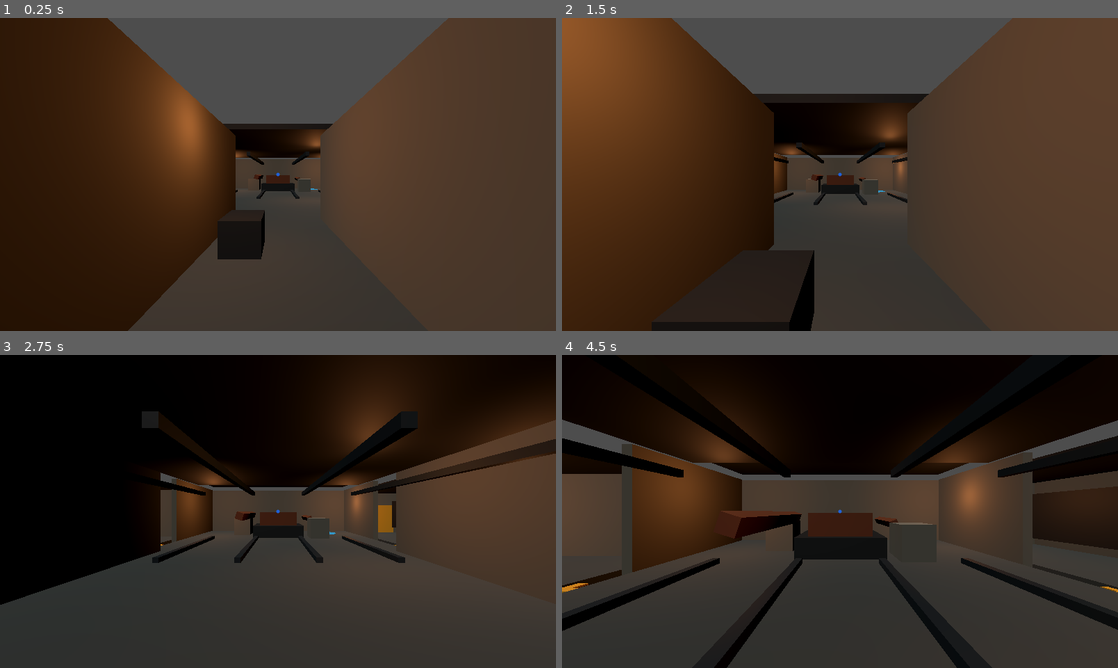
Above: before the commit, frames 1-4 (two rows, left to right).
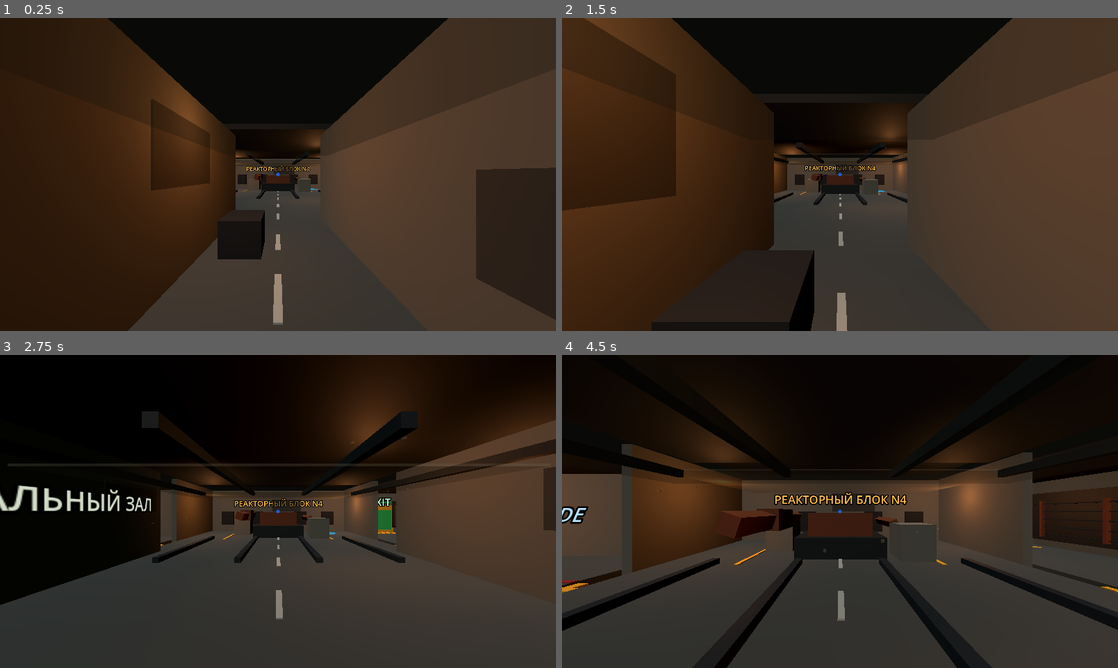
Above: after the commit, the same moments.

Repository: mallstorm/VirtualExplorer3d
Game: Godot game, scene res://scenes/Main.tscn
The game is run twice, just before and just after one commit, with the same random seed, the same clock (stepped at 60 frames per second) and the same inputs.
Inputs (mouse positions are in pixels of both pictures, inside the frame that each line leads up to):
- Up to frame 1 (0.25 s): no input
- Up to frame 2 (1.5 s): tap Enter at 0.5 s; move the mouse to (867, 174) at 0.52 s; hold W (move_forward) from 0.53 s (still down); tap E (interact) at 0.6, 1.35 s; move the mouse to (812, 174) at 1.27 s
- Up to frame 3 (2.75 s): keep holding W (move_forward); move the mouse to (289, 505) at 2.02 s; tap G (toggle_gyro) at 2.1 s; tap E (interact) at 2.3 s
- Up to frame 4 (4.5 s): move the mouse to (834, 517) at 2.77 s; tap V (toggle_vr) at 2.85 s; tap E (interact) at 3.05, 3.8 s; move the mouse to (878, 514) at 3.52 s; tap Enter at 3.6 s; tap Escape (ui_cancel) at 4.15 s; release W (move_forward) at 4.25 s; drag from (673, 464) to (756, 433) at 4.27 s

The runs differ from the first frame. In frame 1, 24% of the frame differs, in the area x 19-100%, y 0-98%; in frame 2, 24%; in frame 3, 3.5%; in frame 4, 4.6%.

Commit message:
Улучшить визуальную демо-сцену

Diff:
--- a/Projects/Chernobyl/project.json
+++ b/Projects/Chernobyl/project.json
@@ -1,7 +1,7 @@
 {
   "id": "chernobyl",
   "name": "Chernobyl Sarcophagus Experience",
-  "version": "0.4-demo",
+  "version": "0.5-visual-demo",
   "engine": "Virtual Explorer",
   "type": "hybrid",
   "start_scene": "reactor_block",
@@ -70,6 +70,20 @@
           "description": "Служебный проход с кабельными трассами",
           "audio": "res://Projects/Chernobyl/audio/reactor_panel.wav",
           "interaction": "info"
+        },
+        {
+          "id": "collapsed_beam",
+          "name": "Повреждённая балка",
+          "description": "Фрагмент условной конструкции саркофага",
+          "audio": "res://Projects/Chernobyl/audio/reactor_panel.wav",
+          "interaction": "info"
+        },
+        {
+          "id": "emergency_exit",
+          "name": "Аварийная дверь",
+          "description": "Маркер будущего перехода в отдельную сцену технического коридора",
+          "audio": "res://Projects/Chernobyl/audio/reactor_panel.wav",
+          "interaction": "info"
         }
       ],
       "audio": {
--- a/Projects/Chernobyl/scenes/chernobyl_demo_builder.gd
+++ b/Projects/Chernobyl/scenes/chernobyl_demo_builder.gd
@@ -12,14 +12,21 @@
 var mat_hazard: StandardMaterial3D
 var mat_blue: StandardMaterial3D
 var mat_sign: StandardMaterial3D
+var mat_marking_white: StandardMaterial3D
+var mat_marking_red: StandardMaterial3D
+var mat_stain: StandardMaterial3D
+var mat_dust: StandardMaterial3D
+var mat_exit_green: StandardMaterial3D
 
 func _ready() -> void:
 	_create_materials()
 	_build_static_level()
 	_build_equipment()
+	_build_visual_detail()
 	_build_interactive_points()
 	_build_navigation()
 	_build_lighting()
+	_build_atmosphere()
 
 func _create_materials() -> void:
 	mat_floor = _mat(Color(0.24, 0.26, 0.25, 1.0), 1.0, 0.0)
@@ -31,12 +38,19 @@
 	mat_hazard = _mat(Color(0.95, 0.68, 0.12, 1.0), 0.75, 0.0)
 	mat_blue = _mat(Color(0.08, 0.38, 1.0, 0.72), 0.3, 0.0, Color(0.08, 0.38, 1.0, 1.0), 1.8)
 	mat_sign = _mat(Color(0.03, 0.04, 0.04, 1.0), 0.65, 0.0)
+	mat_marking_white = _mat(Color(0.72, 0.76, 0.73, 0.86), 0.9, 0.0)
+	mat_marking_red = _mat(Color(0.62, 0.06, 0.04, 0.9), 0.82, 0.0)
+	mat_stain = _mat(Color(0.04, 0.045, 0.04, 0.55), 1.0, 0.0)
+	mat_dust = _mat(Color(0.82, 0.76, 0.62, 0.28), 1.0, 0.0)
+	mat_exit_green = _mat(Color(0.05, 0.55, 0.24, 0.9), 0.65, 0.0, Color(0.04, 0.45, 0.2, 1.0), 0.7)
 
 func _mat(color: Color, roughness: float, metallic: float, emission: Color = Color(0.0, 0.0, 0.0, 1.0), emission_energy: float = 0.0) -> StandardMaterial3D:
 	var material := StandardMaterial3D.new()
 	material.albedo_color = color
 	material.roughness = roughness
 	material.metallic = metallic
+	if color.a < 1.0:
+		material.transparency = BaseMaterial3D.TRANSPARENCY_ALPHA
 	if emission_energy > 0.0:
 		material.emission_enabled = true
 		material.emission = emission
@@ -121,6 +135,82 @@
 	_add_box(root, "CorridorCableRack", Vector3(8.9, 1.65, -2.1), Vector3(0.35, 2.0, 8.4), mat_metal)
 	_add_box(root, "EmergencyDoor", Vector3(8.4, 1.2, -7.68), Vector3(2.4, 2.4, 0.12), mat_hazard)
 
+func _build_visual_detail() -> void:
+	var root := Node3D.new()
+	root.name = "VisualDetail"
+	add_child(root)
+	_build_floor_markings(root)
+	_build_wall_signs(root)
+	_build_wall_damage(root)
+	_build_control_room_details(root)
+	_build_corridor_cables(root)
+	_build_dust_markers(root)
+
+func _build_floor_markings(root: Node3D) -> void:
+	for z in [15.0, 12.8, 10.6, 7.6, 4.8, 1.8, -1.0, -3.8, -6.4]:
+		_add_visual_box(root, "CenterLine", Vector3(0.0, 0.125, z), Vector3(0.12, 0.025, 1.1), mat_marking_white)
+	_add_visual_box(root, "ReactorWarningLineA", Vector3(-3.4, 0.13, -5.8), Vector3(0.14, 0.025, 4.4), mat_hazard)
+	_add_visual_box(root, "ReactorWarningLineB", Vector3(3.4, 0.13, -5.8), Vector3(0.14, 0.025, 4.4), mat_hazard)
+	_add_visual_box(root, "ControlRoomLine", Vector3(-8.1, 0.13, -2.1), Vector3(3.1, 0.025, 0.14), mat_marking_red)
+	_add_hazard_stripes(root, Vector3(8.4, 0.15, -7.0), 5, 0.0)
+
+func _build_wall_signs(root: Node3D) -> void:
+	_add_wall_label(root, "SIGN A-01 / ВХОД", Vector3(0.0, 2.4, 17.88), Vector3(0.0, 180.0, 0.0), Color(0.85, 0.9, 0.82, 1.0))
+	_add_wall_label(root, "ЦЕНТРАЛЬНЫЙ ЗАЛ", Vector3(-5.22, 2.15, 4.0), Vector3(0.0, 90.0, 0.0), Color(0.82, 0.86, 0.78, 1.0))
+	_add_wall_label(root, "РЕАКТОРНЫЙ БЛОК N4", Vector3(0.0, 2.6, -9.18), Vector3(0.0, 0.0, 0.0), Color(1.0, 0.74, 0.28, 1.0))
+	_add_wall_label(root, "ПУЛЬТОВАЯ", Vector3(-13.78, 2.15, -2.2), Vector3(0.0, 90.0, 0.0), Color(0.78, 0.88, 1.0, 1.0))
+	_add_wall_label(root, "ТЕХНИЧЕСКИЙ КОРИДОР", Vector3(10.38, 2.12, -1.6), Vector3(0.0, -90.0, 0.0), Color(0.82, 0.86, 0.78, 1.0))
+	_add_visual_box(root, "ExitSign", Vector3(8.4, 2.62, -7.52), Vector3(1.7, 0.12, 0.42), mat_exit_green)
+	_add_wall_label(root, "EXIT", Vector3(8.4, 2.65, -7.44), Vector3(0.0, 0.0, 0.0), Color(0.8, 1.0, 0.86, 1.0), 0.026)
+
+func _build_wall_damage(root: Node3D) -> void:
+	_add_visual_box(root, "WallStainEntranceA", Vector3(-1.66, 2.25, 12.0), Vector3(0.035, 1.2, 2.1), mat_stain)
+	_add_visual_box(root, "WallStainEntranceB", Vector3(1.66, 1.45, 14.8), Vector3(0.035, 0.9, 1.6), mat_stain)
+	_add_visual_box(root, "WallStainHallA", Vector3(-5.2, 2.35, 1.5), Vector3(0.035, 1.0, 2.4), mat_stain)
+	_add_visual_box(root, "WallStainHallB", Vector3(5.2, 2.1, 5.6), Vector3(0.035, 1.2, 1.8), mat_stain)
+	_add_visual_box(root, "WallStainReactor", Vector3(0.8, 2.4, -9.17), Vector3(2.6, 1.1, 0.035), mat_stain)
+	_add_visual_box(root, "WallStainControl", Vector3(-13.78, 1.55, -3.2), Vector3(0.035, 0.8, 2.0), mat_stain)
+	for x in [-4.6, -2.0, 2.0, 4.5]:
+		_add_visual_box(root, "ReactorWallPanel", Vector3(x, 1.25, -9.15), Vector3(1.1, 1.2, 0.06), mat_dark)
+
+func _build_control_room_details(root: Node3D) -> void:
+	for i in range(6):
+		var x := -12.45 + float(i) * 0.78
+		_add_visual_box(root, "IndicatorBlue%d" % i, Vector3(x, 1.52, -2.72), Vector3(0.22, 0.04, 0.16), mat_blue)
+	for i in range(4):
+		var x := -12.1 + float(i) * 0.9
+		_add_visual_box(root, "PanelSlot%d" % i, Vector3(x, 1.42, -2.34), Vector3(0.52, 0.04, 0.08), mat_dark)
+	_add_wall_label(root, "RBMK CONTROL NODE", Vector3(-10.5, 1.78, -2.88), Vector3(-18.0, 0.0, 0.0), Color(0.72, 0.9, 1.0, 1.0), 0.018)
+
+func _build_corridor_cables(root: Node3D) -> void:
+	for i in range(5):
+		var y := 0.9 + float(i) * 0.32
+		_add_visual_box(root, "CableLine%d" % i, Vector3(8.68, y, -2.1), Vector3(0.08, 0.05, 8.1), mat_pipe)
+	for z in [-5.6, -3.6, -1.6, 0.4, 2.4]:
+		_add_visual_box(root, "CableClamp", Vector3(8.62, 1.55, z), Vector3(0.16, 1.5, 0.08), mat_rust)
+
+func _build_dust_markers(root: Node3D) -> void:
+	for i in range(20):
+		var x := -5.0 + float((i * 37) % 100) / 10.0
+		var z := -7.2 + float((i * 19) % 210) / 10.0
+		var y := 1.0 + float((i * 11) % 20) / 10.0
+		_add_visual_box(root, "DustMote%d" % i, Vector3(x, y, z), Vector3(0.035, 0.035, 0.035), mat_dust)
+
+func _add_hazard_stripes(root: Node3D, position: Vector3, count: int, rotation_y: float) -> void:
+	for i in range(count):
+		var stripe := _add_visual_box(root, "HazardStripe%d" % i, position + Vector3(float(i) * 0.42 - 0.84, 0.0, 0.0), Vector3(0.24, 0.025, 1.15), mat_hazard)
+		stripe.rotation_degrees.y = rotation_y + 28.0
+
+func _add_wall_label(root: Node3D, text: String, position: Vector3, rotation: Vector3, color: Color, pixel_size: float = 0.022) -> void:
+	var label := Label3D.new()
+	label.name = "WallLabel"
+	label.text = text
+	label.position = position
+	label.rotation_degrees = rotation
+	label.pixel_size = pixel_size
+	label.modulate = color
+	root.add_child(label)
+
 func _build_interactive_points() -> void:
 	_add_interactable(
 		"reactor_panel",
@@ -153,6 +243,22 @@
 		Vector3(8.65, 1.1, -2.0),
 		Vector3(0.75, 1.3, 1.4),
 		mat_metal
+	)
+	_add_interactable(
+		"collapsed_beam",
+		"Повреждённая балка",
+		"Фрагмент условной конструкции саркофага. Такие детали нужны для ощущения масштаба и разрушенного промышленного пространства.",
+		Vector3(-1.8, 1.65, -2.8),
+		Vector3(0.55, 0.55, 1.4),
+		mat_rust
+	)
+	_add_interactable(
+		"emergency_exit",
+		"Аварийная дверь",
+		"Маркер будущего перехода в отдельную сцену технического коридора. В этой версии дверь работает как точка осмотра.",
+		Vector3(8.4, 1.2, -7.45),
+		Vector3(1.7, 1.6, 0.2),
+		mat_exit_green
 	)
 
 func _add_interactable(object_id: String, title: String, description: String, position: Vector3, size: Vector3, material: Material) -> void:
@@ -243,6 +349,25 @@
 		light.omni_range = 7.5
 		add_child(light)
 
+func _build_atmosphere() -> void:
+	var world := WorldEnvironment.new()
+	world.name = "DemoWorldEnvironment"
+	var environment := Environment.new()
+	environment.background_mode = Environment.BG_COLOR
+	environment.background_color = Color(0.025, 0.028, 0.026, 1.0)
+	environment.ambient_light_source = Environment.AMBIENT_SOURCE_COLOR
+	environment.ambient_light_color = Color(0.22, 0.24, 0.22, 1.0)
+	environment.ambient_light_energy = 0.22
+	world.environment = environment
+	add_child(world)
+
+	var haze_root := Node3D.new()
+	haze_root.name = "HazeSheets"
+	add_child(haze_root)
+	_add_visual_box(haze_root, "CentralDustHaze", Vector3(0.0, 2.7, 1.0), Vector3(9.8, 0.04, 8.0), mat_dust)
+	_add_visual_box(haze_root, "ReactorDustHaze", Vector3(0.0, 3.0, -5.8), Vector3(10.2, 0.04, 6.4), mat_dust)
+	_add_visual_box(haze_root, "TunnelDustHaze", Vector3(0.0, 2.45, 13.2), Vector3(3.0, 0.04, 7.0), mat_dust)
+
 func _add_box(parent: Node3D, node_name: String, position: Vector3, size: Vector3, material: Material, rotation_degrees: Vector3 = Vector3.ZERO) -> StaticBody3D:
 	var body := StaticBody3D.new()
 	body.name = node_name
Not shown, changed: VALIDATION_RU.txt
